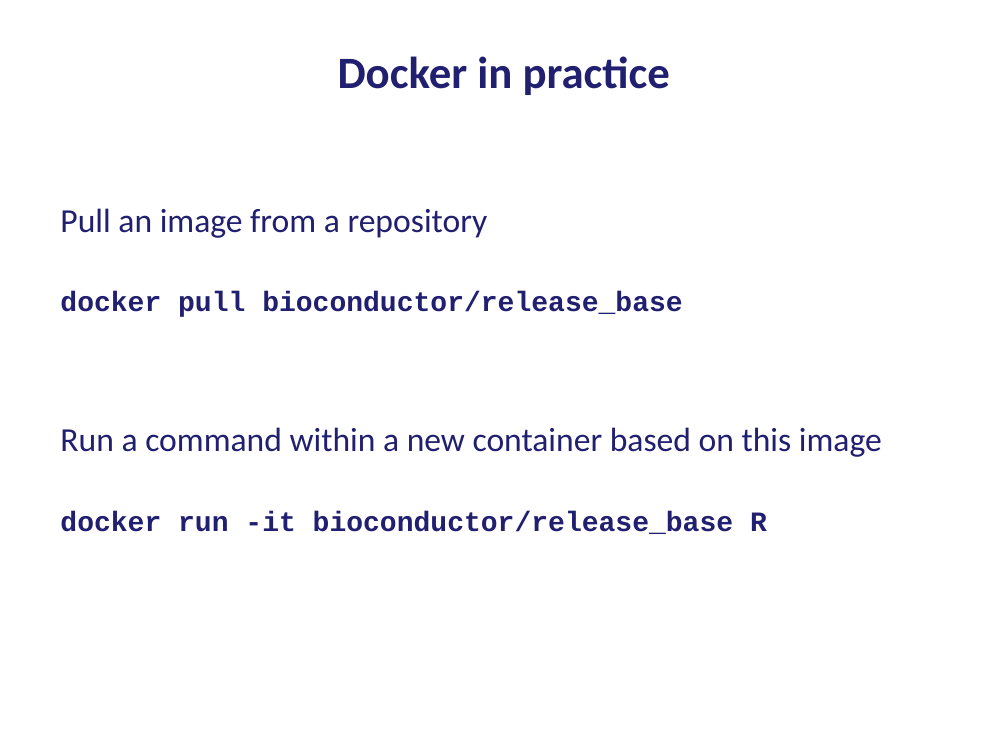
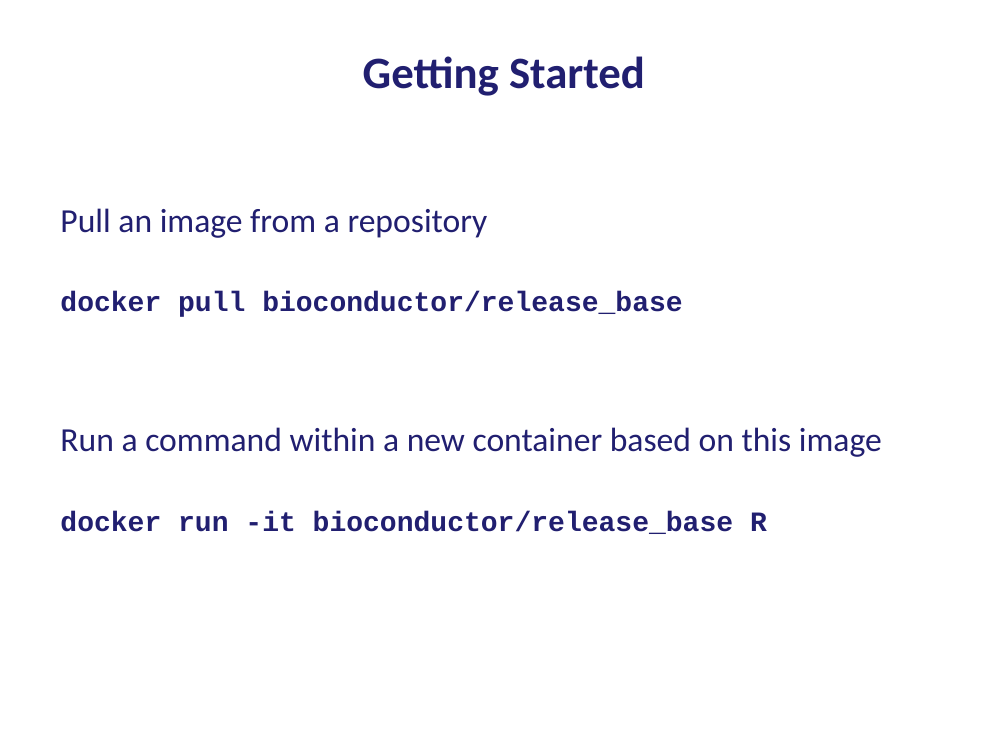
Before and after one commit to bioinformatics-core-shared-training/docker-4-bioinformatics, a slide deck: slide 5 of IntroductionToDocker.pptx. Drawn at 1008x756 pixels with LibreOffice and Linux fonts; fonts in the diff are those of the drawing. Boxes give left, top, right and bottom in pixels: in the first picture for what was removed or moved away, otherwise in the second. Text is boxed around its words. In the diff, an @@ line names an element or a change of style, - is before the commit and + after.

```diff
--- a/IntroductionToDocker.pptx
+++ b/IntroductionToDocker.pptx
@@ title at <box>363,56,645,96</box>: text changed @@
-Docker in practice
+Getting Started
```
Also in this commit, not shown: 2 other slides changed, 1 other file.
